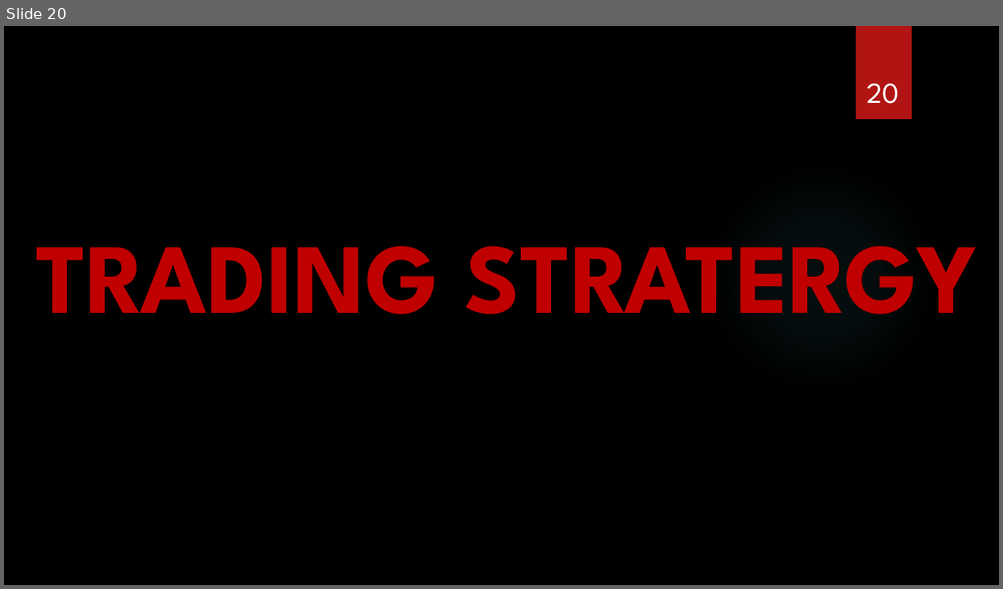
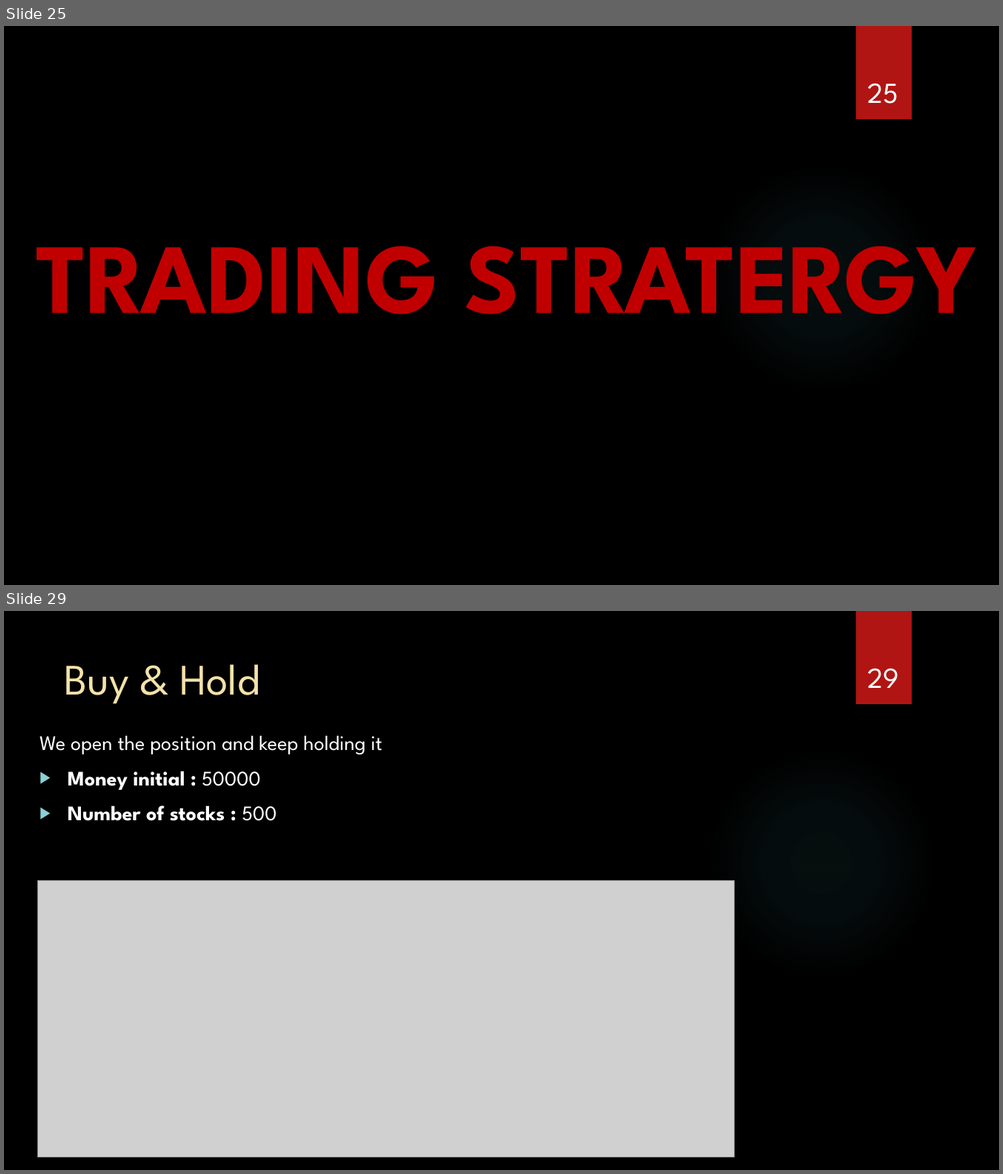
Before and after one commit to satwik2663/Machine-Learning-AMD-Stock-data-analysis-and-Trading-Strategies, a slide deck: Presentation_Final.pptx. Shown one above the other, each under a label of ours: slide 20 before the commit, slides 25 and 29 after it; the slides between them are not shown. The pictures are 1003x589 and 1003x1174 pixels, drawn with LibreOffice and Linux fonts; fonts in the diff are those of the drawing; grey boxes stand for pictures; background and template pictures are left out. Boxes give left, top, right and bottom in pixels: in the first picture for what was removed or moved away, otherwise in the second. Text is boxed around its words. In the diff, an @@ line names an element or a change of style, - is before the commit and + after.

```diff
--- a/Presentation_Final.pptx
+++ b/Presentation_Final.pptx
@@ slide 29 added at <box>4,611,999,1170</box>, background picture (left out); not listed: 2 template elements that a slide beside it also shows @@
@@ title added at <box>64,664,260,704</box>, 42 pt, text #F5E2A9 @@
+Buy & Hold
@@ page number added at <box>867,668,899,688</box>, 28 pt, text #FFFFFF @@
+29
@@ text added at <box>40,735,382,821</box>, 20 pt, text #FFFFFF @@
+We open the position and keep holding it
+▶ Money initial : 50000
+▶ Number of stocks : 500
@@ picture added at <box>38,881,734,1158</box> @@
@@ what was slide 20 is now slide 25 @@
@@ page number at <box>867,83,898,104</box>: text changed @@
-20
+25
```
Also in this commit, not shown: 7 slides changed, 15 other slides added, 3 slides removed.
